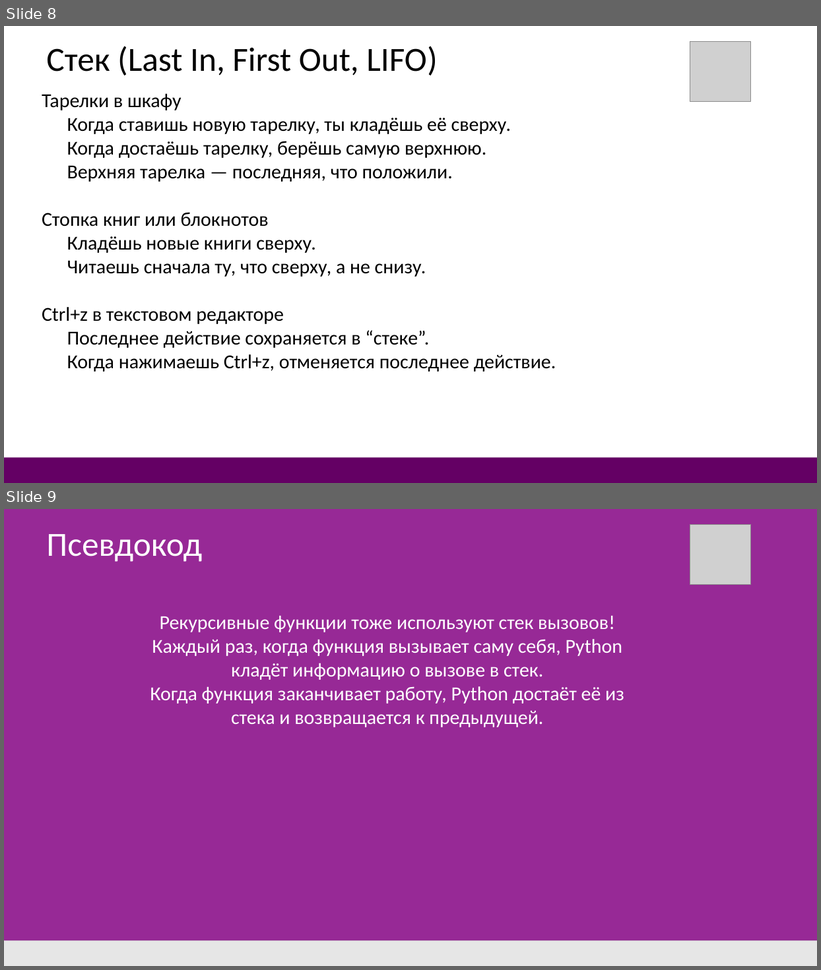
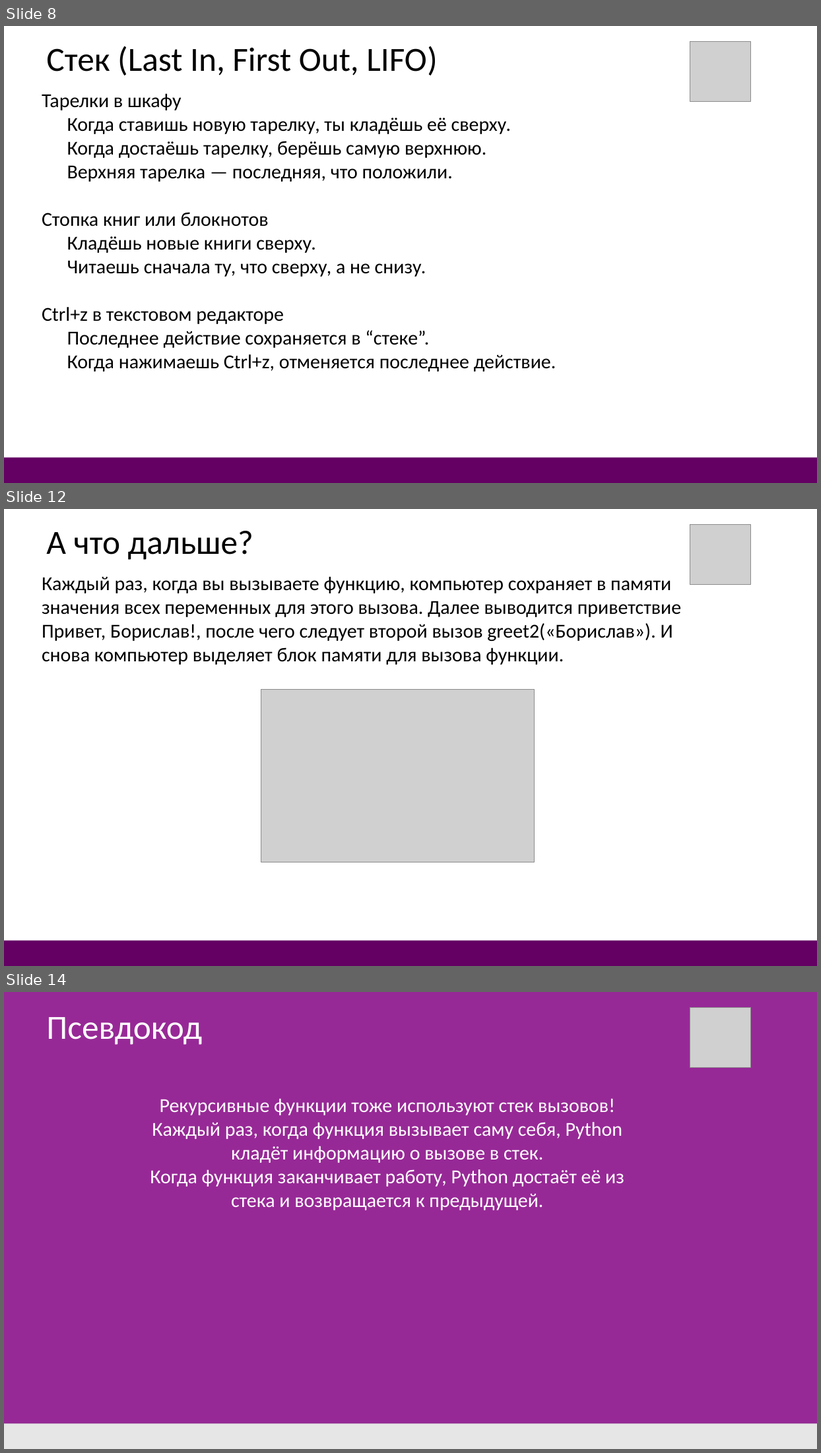
Before and after one commit to DonRobot-all/Algorithmic_training, a slide deck: 5. Рекурсия.pptx. Shown one above the other, each under a label of ours: slides 8 and 9 before the commit, slides 8, 12 and 14 after it; the slides between them are not shown. The pictures are 821x970 and 821x1453 pixels, drawn with LibreOffice and Linux fonts; fonts in the diff are those of the drawing; grey boxes stand for pictures. Boxes give left, top, right and bottom in pixels: in the first picture for what was removed or moved away, otherwise in the second. Text is boxed around its words. In the diff, an @@ line names an element or a change of style, - is before the commit and + after.

```diff
--- a/5. Рекурсия.pptx
+++ b/5. Рекурсия.pptx
@@ slide 12 added at box(4, 509, 817, 966), background #FFFFFF @@
@@ picture added at box(690, 524, 751, 584) @@
@@ text added at box(46, 531, 253, 560), 48 pt, text #000000 @@
+А что дальше?
@@ text added at box(42, 576, 681, 665), 28 pt, text #000000 @@
+Каждый раз, когда вы вызываете функцию, компьютер сохраняет в памяти
+значения всех переменных для этого вызова. Далее выводится приветствие
+Привет, Борислав!, после чего следует второй вызов greet2(«Борислав»). И снова компьютер выделяет блок памяти для вызова функции.
@@ picture added at box(261, 689, 534, 862) @@
@@ rectangle added at box(4, 941, 817, 966), fill #640064 @@
@@ what was slide 9 is now slide 14 @@
```
Also in this commit, not shown: 5 other slides added, 11 other files.
